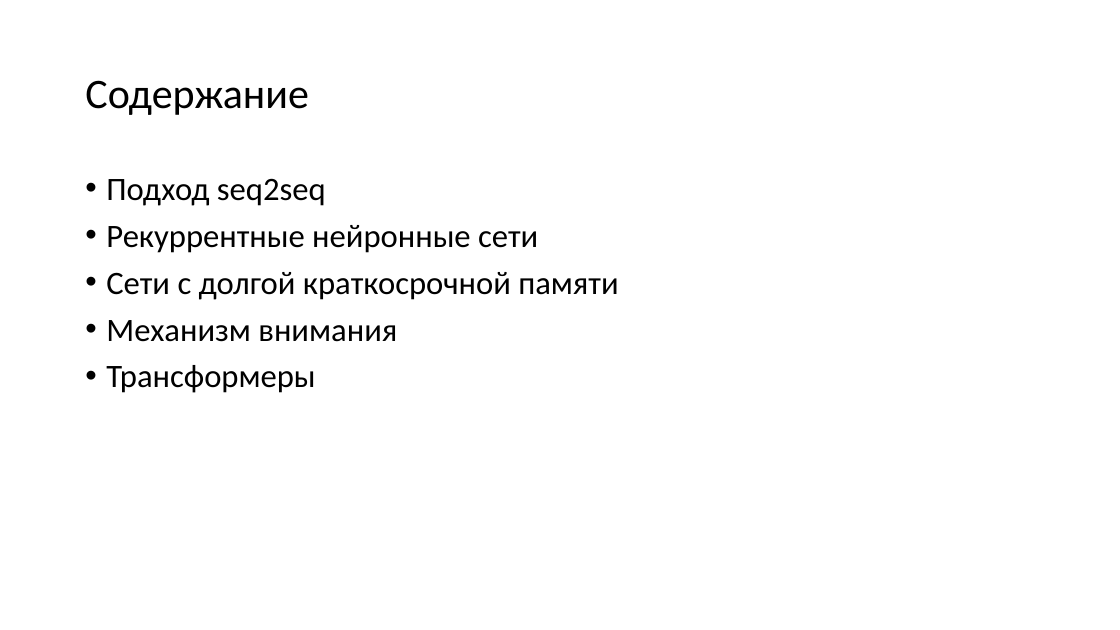
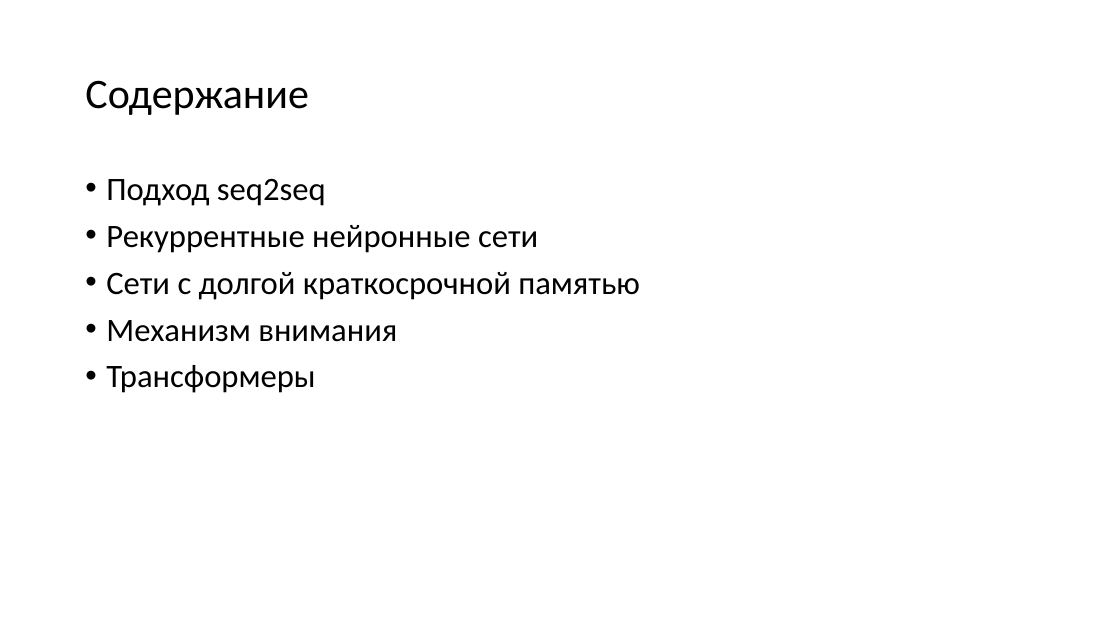
Before and after one commit to mosalov/AI_main_lectures, a slide deck: slide 2 of Лекция 12.pptx. Drawn at 1120x630 pixels with LibreOffice and Linux fonts; fonts in the diff are those of the drawing. Boxes give left, top, right and bottom in pixels: in the first picture for what was removed or moved away, otherwise in the second. Text is boxed around its words. In the diff, an @@ line names an element or a change of style, - is before the commit and + after.

```diff
--- a/Лекция 12.pptx
+++ b/Лекция 12.pptx
@@ text at (106,272,640,300): text changed @@
-• Сети с долгой краткосрочной памяти
+• Сети с долгой краткосрочной памятью
```
Also in this commit, not shown: 6 other slides changed, 2 other files.
